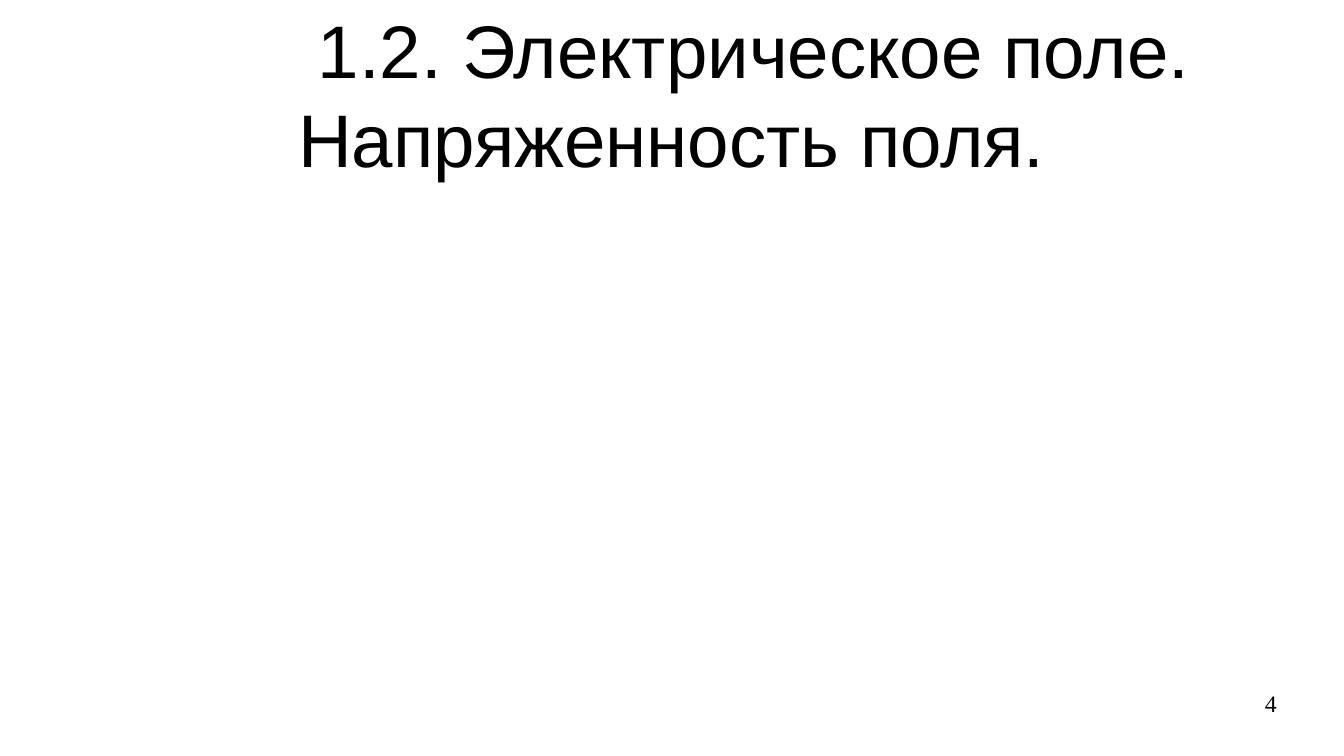
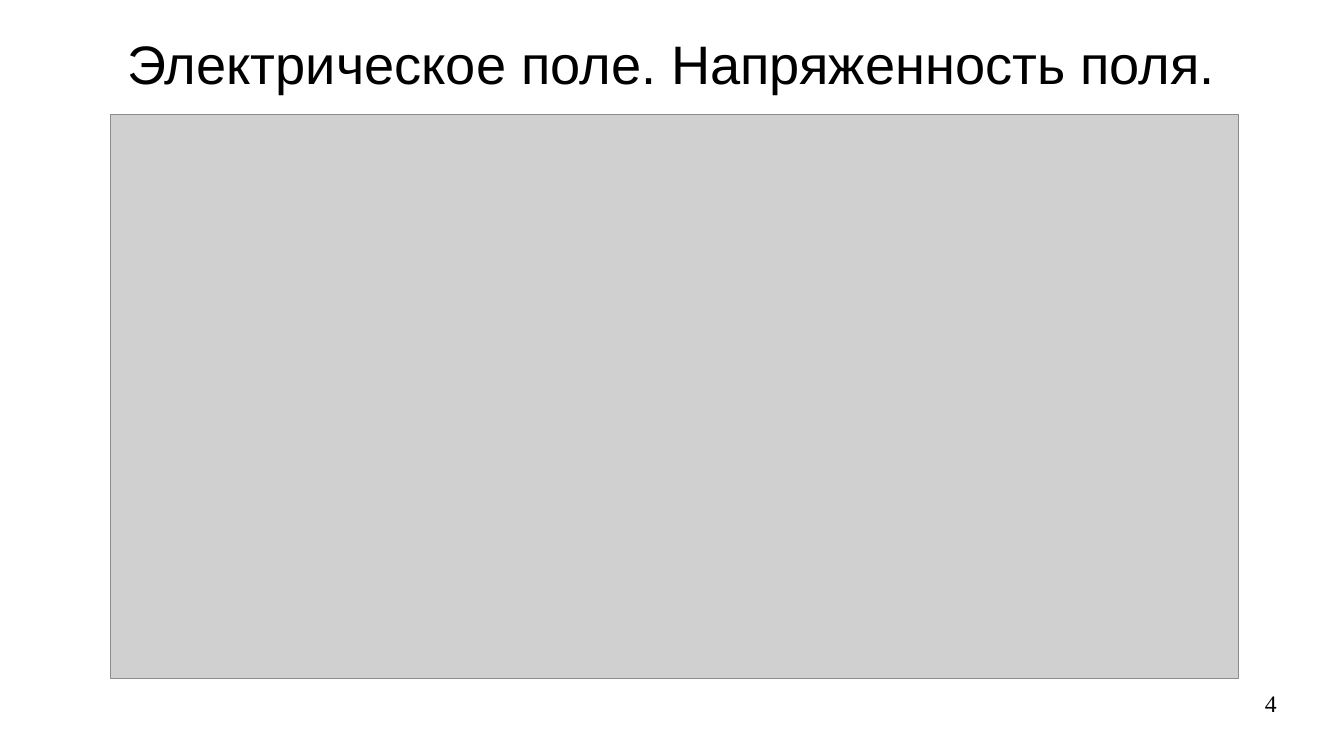
Before and after one commit to steelcraft/stud-lab, a slide deck: slide 4 of Лекции/СBDS01#L1.odp. Drawn at 1344x756 pixels with LibreOffice and Linux fonts; fonts in the diff are those of the drawing; grey boxes stand for pictures. Boxes give left, top, right and bottom in pixels: in the first picture for what was removed or moved away, otherwise in the second. Text is boxed around its words. In the diff, an @@ line names an element or a change of style, - is before the commit and + after.

```diff
--- a/Лекции/СBDS01#L1.odp
+++ b/Лекции/СBDS01#L1.odp
@@ title at (128, 46, 1214, 94): text changed; size 44 to 32 pt @@
-1.2. Электрическое поле. Напряженность поля.
+Электрическое поле. Напряженность поля.
@@ picture added at (111, 115, 1239, 678) @@
```
Also in this commit, not shown: 4 other slides changed, 1 slide added.
